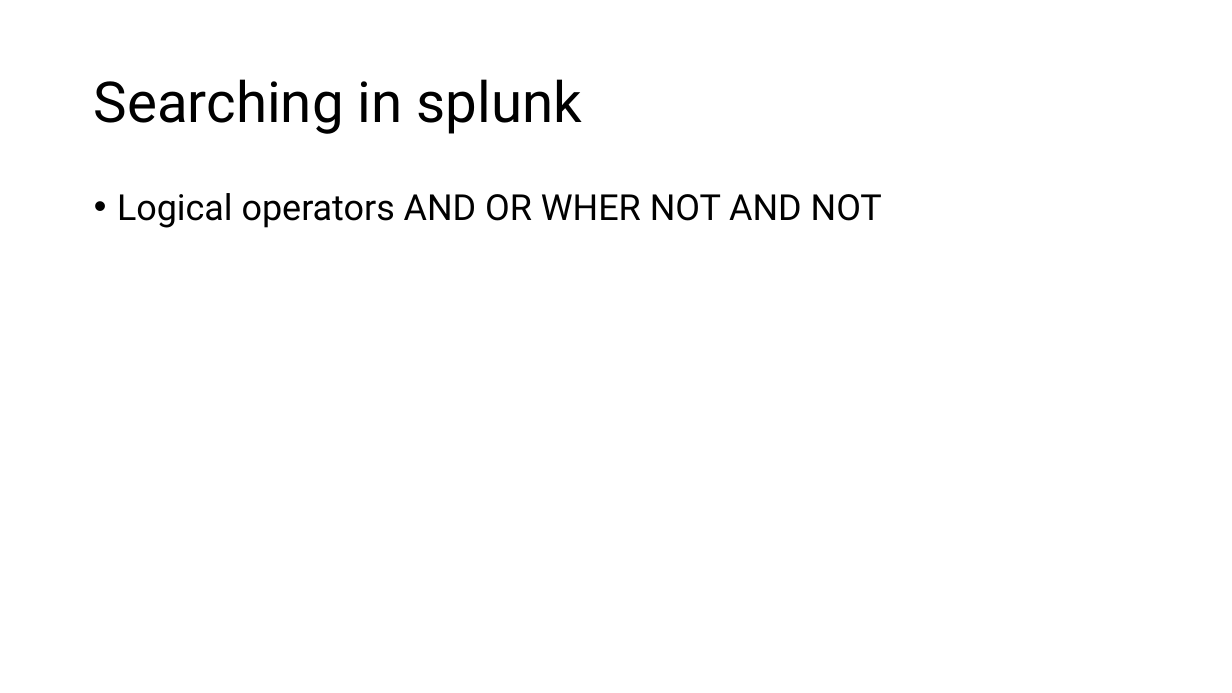
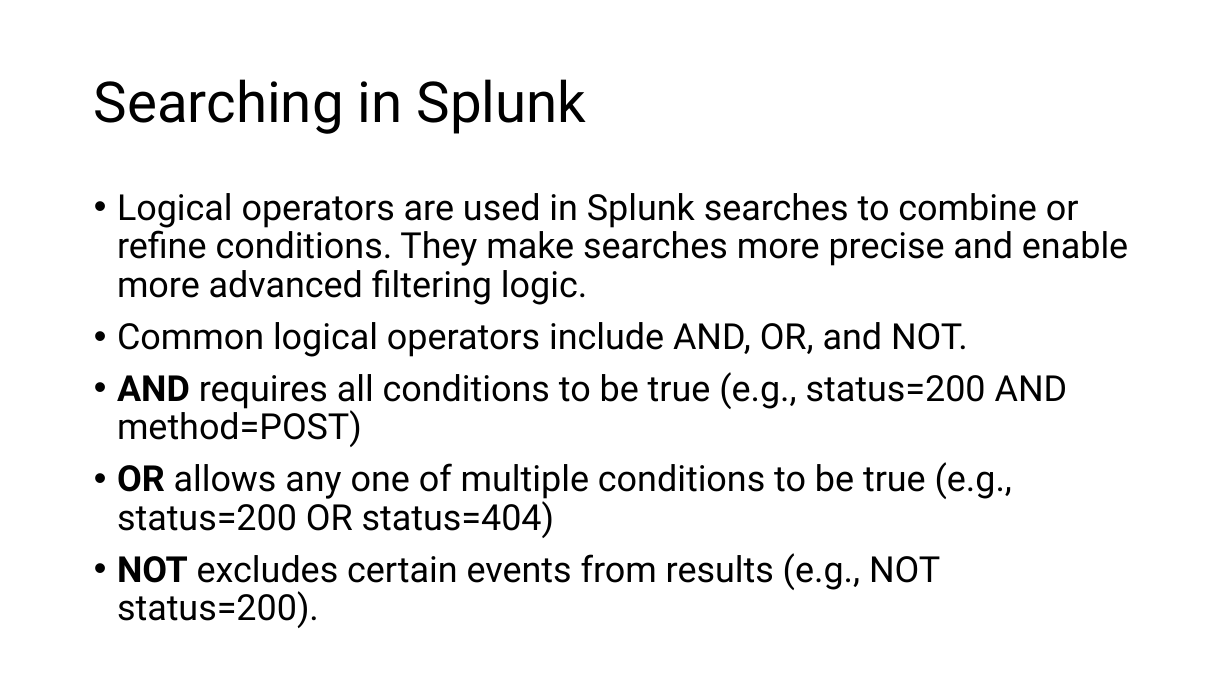
Before and after one commit to G1useppe/65sch00l, a slide deck: slide 5 of host/Splunk/Training Cell - Conversion course - Splunk.pptx. Drawn at 1232x693 pixels with LibreOffice and Linux fonts; fonts in the diff are those of the drawing. Boxes give left, top, right and bottom in pixels: in the first picture for what was removed or moved away, otherwise in the second. Text is boxed around its words. In the diff, an @@ line names an element or a change of style, - is before the commit and + after.

Commit message:
updated Splunk

```diff
--- a/host/Splunk/Training Cell - Conversion course - Splunk.pptx
+++ b/host/Splunk/Training Cell - Conversion course - Splunk.pptx
@@ title at [94,79,587,134]: text changed @@
-Searching in splunk
+Searching in Splunk
@@ text at [117,193,1128,628]: text changed @@
-• Logical operators AND OR WHER NOT AND NOT
+• Logical operators are used in Splunk searches to combine or refine conditions. They make searches more precise and enable more advanced filtering logic.
+• Common logical operators include AND, OR, and NOT.
+• AND requires all conditions to be true (e.g., status=200 AND method=POST)
+• OR allows any one of multiple conditions to be true (e.g., status=200 OR status=404)
+• NOT excludes certain events from results (e.g., NOT status=200).
```
Also in this commit, not shown: 2 other slides changed.
